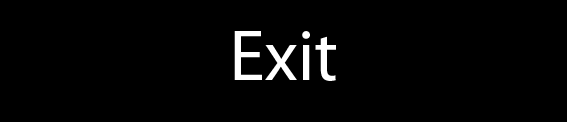
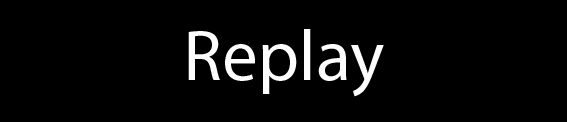
Before/after of a 567x122 layered artwork. What changed in the layer stack:
renamed "Exit" to "Replay", painted on it over [188, 29, 384, 97]
